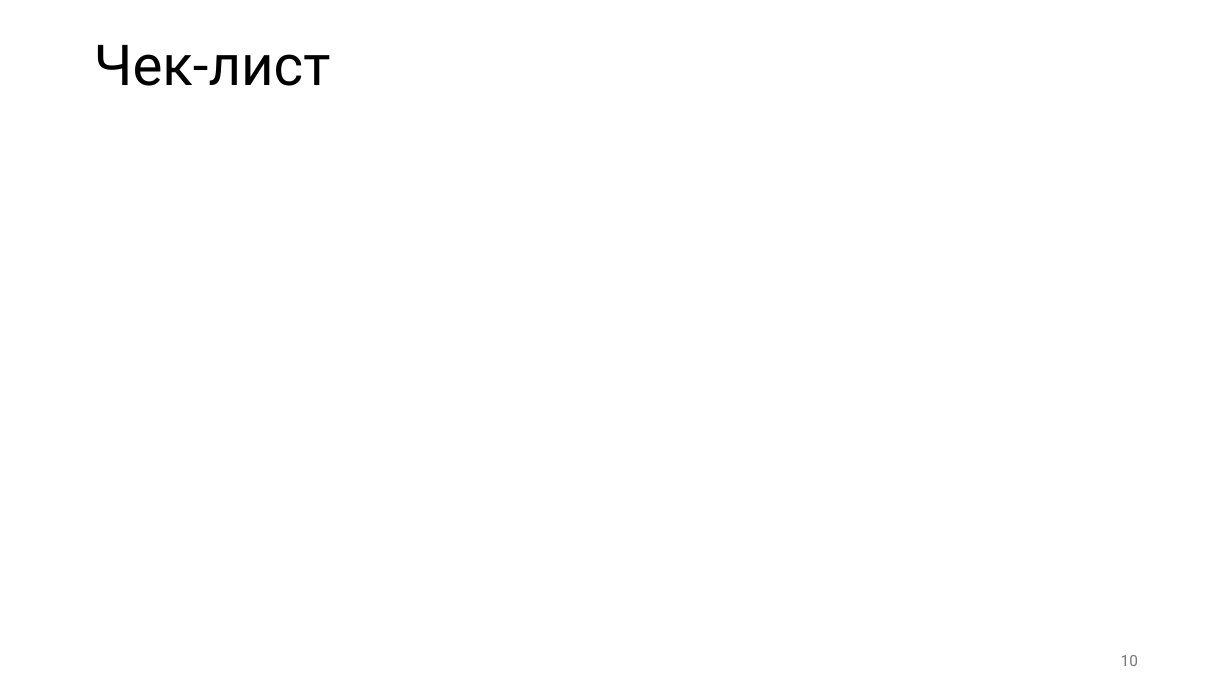
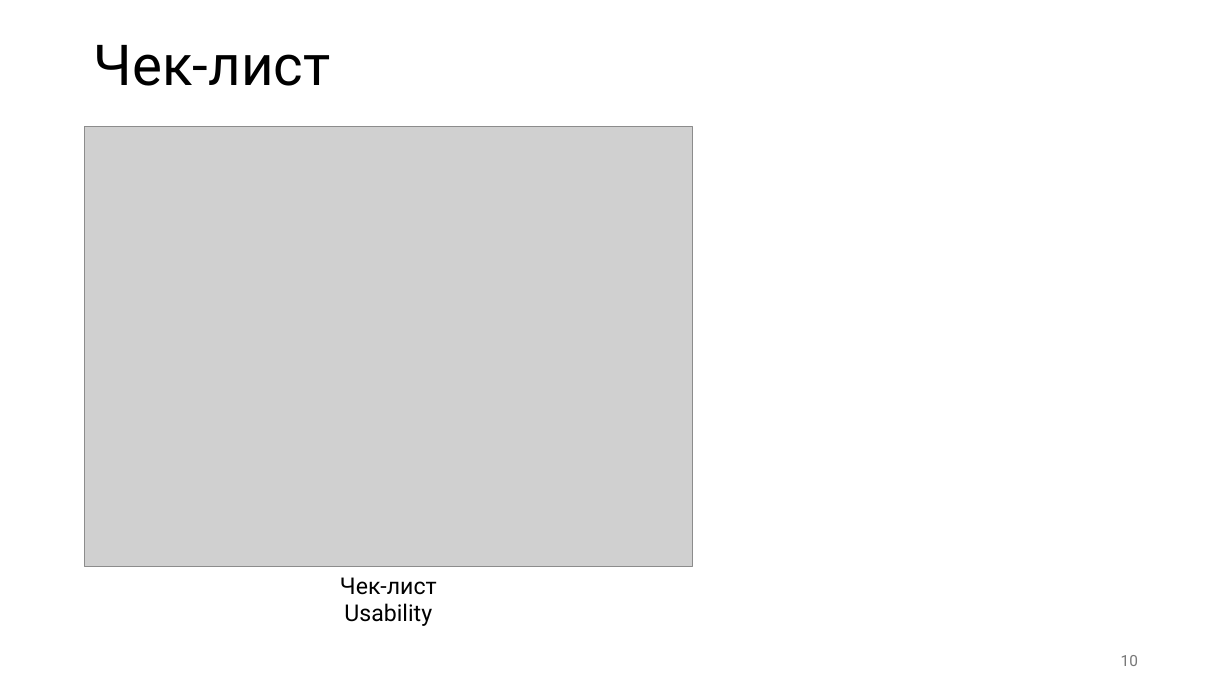
Before and after one commit to TeamPractice4c/docs, a slide deck: slide 10 of original/Презентация.pptx. Drawn at 1232x693 pixels with LibreOffice and Linux fonts; fonts in the diff are those of the drawing; grey boxes stand for pictures. Boxes give left, top, right and bottom in pixels: in the first picture for what was removed or moved away, otherwise in the second. Text is boxed around its words. In the diff, an @@ line names an element or a change of style, - is before the commit and + after.

```diff
--- a/original/Презентация.pptx
+++ b/original/Презентация.pptx
@@ picture added at (85,127,692,567) @@
@@ text added at (340,577,437,626), 18 pt, text #000000 @@
+Чек-лист Usability
```
Also in this commit, not shown: 1 other file.
